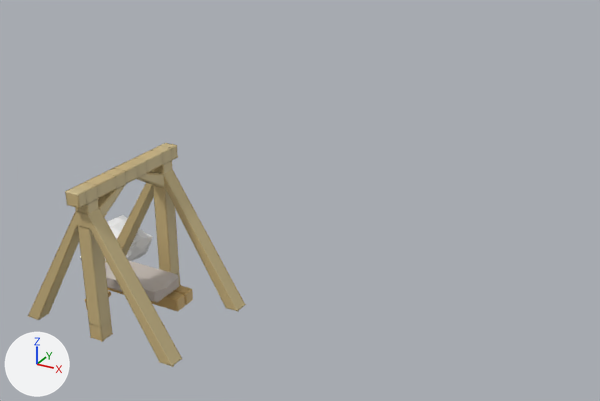
The glTF model assets/Buildings/Refining/ Mud_Saw.glb as it was, and as the next commit left it.
Both versions are drawn from a 50 mm camera at (11.77, -13.3, 10.47) aimed at (2.66, 3.26, 2.19). The axes (+X, +Y, +Z) are drawn at lower left. The lights are the same throughout. The first picture is the older version. Where no turn or scale is listed for an object, it has been applied to the vertices. Vertices at exactly the same position are counted once.
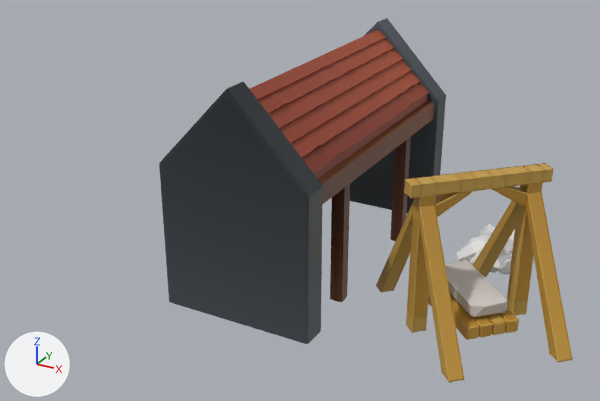
Boxes [x1, y1, x2, y2] around the edits, measured in the pictures (600 x 401 px):
'Cube', added
    after: [159, 18, 446, 344]
'Cube.003', surface changed, moved, turned
    before: [27, 143, 246, 367]
    after: [376, 163, 573, 383]
'Cube.006', moved, turned
    before: [105, 260, 179, 302]
    after: [445, 260, 507, 317]
'Cube.004', reshaped, moved, turned
    before: [108, 285, 193, 311]
    after: [429, 292, 519, 340]
'Cube.008', moved, turned
    before: [80, 215, 152, 261]
    after: [457, 224, 534, 275]
'Cube.007', deleted (mostly hidden)
    before: [104, 240, 136, 262]
'Cube.005', moved, turned
    before: [85, 291, 111, 309]
    after: [428, 296, 432, 306]
part 2 of me_cube_005, added (brown)
    after: [429, 292, 479, 340]
part 3 of me_cube_005, added
    after: [450, 293, 493, 338]
part 4 of me_cube_005, surface changed
    before: [108, 285, 193, 311]
    after: [485, 308, 519, 335]

Diff of the bpy script that builds the scene:
```diff
--- a/assets/Buildings/Refining/ Mud_Saw.glb.py
+++ b/assets/Buildings/Refining/ Mud_Saw.glb.py
@@ me_cube_004 @@
 me_cube_004.from_pydata(...)  # 1296 vertices, 2666 faces; spans x -2.15..2.15, y -1.71..1.71, z -0.03..3.71
 # used by ob_cube_003; location = (0.0, 0.0, 0.0)
+# me_cube_004 part 1: texture (UV) coordinates of 2666 of 2666 faces, centred in x -2.13..2.13, y -1.7..1.7, z -0.03..3.7, changed; they spanned u 0.67..0.73, v 0.69..0.72 and now span u 0.29..0.36, v 0.71..0.74
 me_cube_004.materials.append(mat_material)
@@ me_cube_005 @@
 # used by ob_cube_004; location = (0.0, 0.0, 0.0)
-me_cube_005.from_pydata(...)  # 48 vertices, 88 faces; spans x -1.2..1.2, y 0.01..0.64, z 0.28..0.61
+me_cube_005.from_pydata(...)  # 96 vertices, 176 faces; spans x -1.2..1.2, y -0.64..0.64, z 0.28..0.61
+# me_cube_005 part 2: the loose piece of 24 vertices spanning x -1.2..1.2, y 0.01..0.32, z 0.28..0.61 is copied, and the copy is moved by (0.0, -0.65, 0.0); it spans x -1.2..1.2, y -0.64..-0.33, z 0.28..0.61
+# me_cube_005 part 3: the loose piece of 24 vertices spanning x -1.2..1.2, y 0.01..0.32, z 0.28..0.61 is copied, and the copy is mirrored in y about the mesh origin; it spans x -1.2..1.2, y -0.32..-0.01, z 0.28..0.61
+# me_cube_005 part 4: 88 kept faces spanning x -1.2..1.2, y 0.01..0.64, z 0.28..0.61 get new texture (UV) coordinates
 me_cube_005.materials.append(mat_material)
@@ me_cube_001 @@
+me_cube_001.from_pydata(...)  # 1584 vertices, 3132 faces; spans x -1.95..1.95, y -4.21..4.21, z -0.4..5.38
+me_cube_001.materials.append(mat_material)  # picture img_gradient_texture_atlas
@@ ob_cube_003 @@
 ob_cube_003 = bpy.data.objects.new('Cube.003', me_cube_004)
-ob_cube_003.location = (0.0, 0.0, 0.0)
+ob_cube_003.location = (7.08, 3.41, 0.0)
+ob_cube_003.rotation_euler = (0.0, 0.0, -0.785)  # degrees (0, 0, -45)
@@ ob_cube_004 @@
 ob_cube_004 = bpy.data.objects.new('Cube.004', me_cube_005)
-ob_cube_004.location = (0.0, 0.0, 0.0)
+ob_cube_004.location = (7.08, 3.41, 0.0)
+ob_cube_004.rotation_euler = (0.0, 0.0, -0.785)  # degrees (0, 0, -45)
@@ ob_cube_005 @@
 ob_cube_005 = bpy.data.objects.new('Cube.005', me_cube_006)
-ob_cube_005.location = (0.0, 0.0, 0.0)
+ob_cube_005.location = (7.08, 3.41, 0.0)
+ob_cube_005.rotation_euler = (0.0, 0.0, -0.785)  # degrees (0, 0, -45)
@@ ob_cube_006 @@
 ob_cube_006 = bpy.data.objects.new('Cube.006', me_cube_007)
-ob_cube_006.location = (0.0, 0.0, 0.0)
+ob_cube_006.location = (7.08, 3.41, 0.0)
+ob_cube_006.rotation_euler = (0.0, 0.0, -0.785)  # degrees (0, 0, -45)
@@ ob_cube_007 @@
-ob_cube_007 = bpy.data.objects.new('Cube.007', me_cube_008)
-ob_cube_007.location = (-2.3, 1.82, 0.22)
@@ ob_cube_008 @@
 ob_cube_008 = bpy.data.objects.new('Cube.008', me_cube_009)
-ob_cube_008.location = (-2.3, 1.82, 0.22)
+ob_cube_008.location = (6.74, 6.32, 0.22)
+ob_cube_008.rotation_euler = (0.0, 0.0, -0.785)  # degrees (0, 0, -45)
 ob_cube_008.scale = (0.493, 0.493, 0.493)
@@ ob_cube @@
+ob_cube = bpy.data.objects.new('Cube', me_cube_001)
+ob_cube.location = (2.28, 4.99, 0.23)
```
